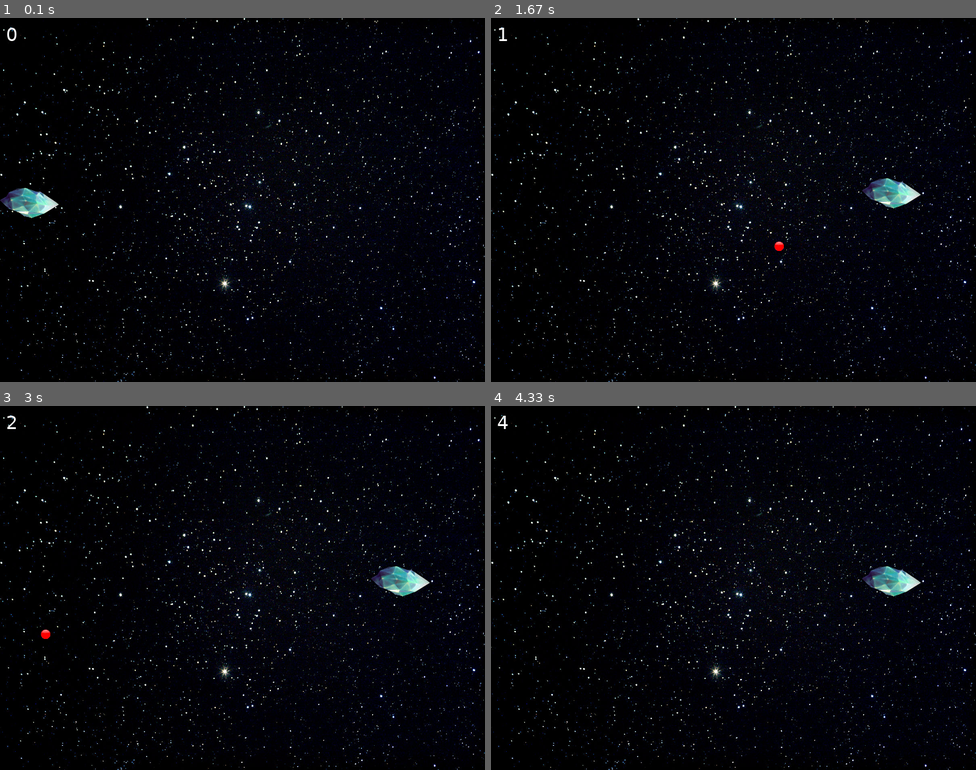
Above: before the commit, frames 1-4 (two rows, left to right).
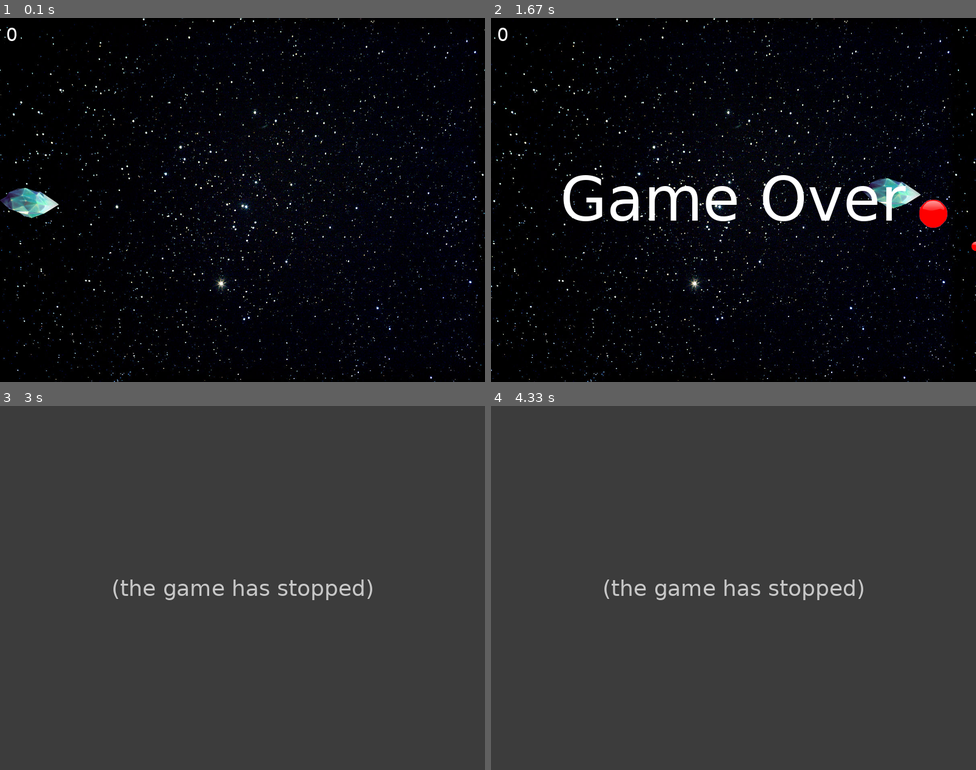
Above: after the commit, the same moments.

Repository: RafaelCastilhoCastro/PyGames_Projects
Game: pygame game, started from space_flying.py
Two runs of this game, one before a commit and one after it. Both use one fixed random seed, a clock stepped at 60 frames per second and the inputs below.
Inputs (mouse positions are in pixels of both pictures, inside the frame that each line leads up to):
- Up to frame 1 (0.1 s): no input
- Up to frame 2 (1.67 s): click (888, 189) at 0.38 s
- Up to frame 3 (3 s): no input
- Up to frame 4 (4.33 s): no input

The runs differ from the first frame. In frame 1, 6.6% of the frame differs, in the area x 0-100%, y 0-100%; in frame 2, 9.5%; in frame 3, 100%; in frame 4, 100%.
After the commit the program exited at 2.57 s; later frames show no game.

Commit message:
Add background scroll

Diff:
--- a/space_flying.py
+++ b/space_flying.py
@@ -14,7 +14,7 @@
 grey = pygame.Color(128, 128, 128)
 blue = pygame.Color(0, 0, 135)
 
-pygame.display.set_caption("Spacefly")
+pygame.display.set_caption("Space flying")
 
 screen_width = 800
 screen_height = 600
@@ -27,8 +27,6 @@
 font_small = pygame.font.SysFont("Verdana", 30)
 game_over = font.render("Game Over", True, white)
 game_over_w, game_over_h = font.size('Game Over')
-
-background_img = pygame.image.load("images/stars_bg2a.png")
 
 
 class Enemy(pygame.sprite.Sprite):
@@ -43,7 +41,7 @@
         self.rect.y = random.randint(0, screen_height/2) + random.randint(0, screen_height/2)
         self.x_spd = random.randint(1, 5) * random.randint(1, 3)
         self.y_spd = 0
-        self.type = random.randint(1, 3)        #Type 0 horizontal. Type 1 ascending. Type 2 descending.
+        self.type = random.randint(1, 3)        # Type 0 horizontal. Type 1 ascending. Type 2 descending.
 
     def move(self):
         self.rect.move_ip(((self.x_spd * speed)/2) * -1, 0)
@@ -73,32 +71,61 @@
             self.x_spd = random.randint(1, 5) * random.randint(1, 3)
             self.rect.center = (screen_width + self.surf.get_width(), (random.randint(0, screen_height)))
 
+
 class Player(pygame.sprite.Sprite):
     def __init__(self):
         super().__init__()
-        self.image = pygame.image.load("images/player_pos0.png")
+        self.image = pygame.image.load("images/player_pose0.png")
         self.surf = pygame.Surface((90, 40))
         self.rect = self.surf.get_rect(center=(self.surf.get_width()/2, screen_height/2))
         self.spin = 0
 
-
-    # def move(self):           # KEYBOARD-BASED PLAYER MOVEMENT & ANIMATION
-        # pressed_keys = pygame.key.get_pressed()
-        # if pressed_keys[K_UP] and self.rect.top >= 0:
-        #     self.rect.move_ip(0, -5)
-        #     if self.spin > -3:
-        #         self.spin -= 0.3
-        # elif pressed_keys[K_DOWN] and self.rect.bottom <= 600:
-        #     self.rect.move_ip(0, 5)
-        #     if self.spin < 3:
-        #         self.spin += 0.3
-        # elif pressed_keys[K_LEFT] and self.rect.left >= 0:
-        #     self.rect.move_ip(-5, 0)
-        # elif pressed_keys[K_RIGHT] and self.rect.right <= 800:
-        #     self.rect.move_ip(5, 0)
-
-        # player_pos = "images/player_pos{}.png".format(str(int(self.spin)))
-        # self.image = pygame.image.load(player_pos)
+    """
+    # KEYBOARD-BASED PLAYER MOVEMENT & ANIMATION
+    def move(self):
+        pressed_keys = pygame.key.get_pressed()
+        if pressed_keys[K_UP] and self.rect.top >= 0:
+            self.rect.move_ip(0, -5)
+            if self.spin > -3:
+                self.spin -= 0.3
+        elif pressed_keys[K_DOWN] and self.rect.bottom <= 600:
+            self.rect.move_ip(0, 5)
+            if self.spin < 3:
+                self.spin += 0.3
+        elif pressed_keys[K_LEFT] and self.rect.left >= 0:
+            self.rect.move_ip(-5, 0)
+        elif pressed_keys[K_RIGHT] and self.rect.right <= 800:
+            self.rect.move_ip(5, 0)
+
+        player_pose = "images/player_pose{}.png".format(str(int(self.spin)))
+        self.image = pygame.image.load(player_pose)
+    """
+
+
+class Background():
+    def __init__(self):
+        self.bg_img = pygame.image.load("images/stars_bg1.png")
+        self.bg_rect = self.bg_img.get_rect()
+
+        self.bg1_y = 0
+        self.bg1_x = 0
+
+        self.bg2_y = 0
+        self.bg2_x = self.bg_rect.width
+
+        self.bg_spd = 1
+
+    def move(self):
+        self.bg1_x -= self.bg_spd
+        self.bg2_x -= self.bg_spd
+        if self.bg1_x <= -self.bg_rect.width:
+            self.bg1_x = self.bg_rect.width
+        if self.bg2_x <= -self.bg_rect.width:
+            self.bg2_x = self.bg_rect.width
+
+    def render(self):
+        display_surf.blit(self.bg_img, (self.bg1_x, self.bg1_y))
+        display_surf.blit(self.bg_img, (self.bg2_x, self.bg2_y))
 
 
 P1 = Player()
@@ -113,14 +140,13 @@
 
 enemies = pygame.sprite.Group()
 enemies.add(E1)
-# enemies.add(E2)
-# enemies.add(E3)
-# enemies.add(E4)
-# enemies.add(E5)
-# enemies.add(E6)
-# enemies.add(E7)
-# enemies.add(E8)
-
+enemies.add(E2)
+enemies.add(E3)
+enemies.add(E4)
+enemies.add(E5)
+enemies.add(E6)
+enemies.add(E7)
+enemies.add(E8)
 
 all_sprites = pygame.sprite.Group()
 all_sprites.add(P1)
@@ -133,6 +159,9 @@
 all_sprites.add(E7)
 all_sprites.add(E8)
 
+bg_obj = Background()
+
+
 # INCREASE GAME SPEED & SCORE
 inc_speed = pygame.USEREVENT + 1
 pygame.time.set_timer(inc_speed, 1000)
@@ -157,19 +186,21 @@
             pygame.mouse.set_visible(False)
             pygame.event.set_grab(True)
             P1.rect.center = (event.pos[0], event.pos[1])
-            mouse_pos = pygame.mouse.get_rel()[1]
-            if mouse_pos < 0:
+            mouse_y_pos = pygame.mouse.get_rel()[1]
+            if mouse_y_pos < 0:
                 if P1.spin > -3:
                     P1.spin -= 0.08
-            elif mouse_pos > 0:
+            elif mouse_y_pos > 0:
                 if P1.spin < 3:
                     P1.spin += 0.08
 
-            player_pos = "images/player_pos{}.png".format(str(int(P1.spin)))
-            P1.image = pygame.image.load(player_pos)
-
-
-    display_surf.blit(background_img, (0, 0))
+            player_pose = "images/player_pose{}.png".format(str(int(P1.spin)))
+            P1.image = pygame.image.load(player_pose)
+
+    bg_obj.move()
+    bg_obj.render()
+
+    # DRAW SCORE
     scores_text = font_small.render(str(score), True, white)
     display_surf.blit(scores_text, (10, 10))
 
@@ -191,12 +222,10 @@
         pygame.quit()
         sys.exit()
 
-
     pygame.display.update()
     FPS.tick(fps_max)
 
 """
-sprite changes through mouse movement
 
 Multiple lives or health bar
 
@@ -204,8 +233,8 @@
     ambient
     player moves
 
-scrolling Background generation
-
+
+collision between enemies
 
 
 Done:
Renamed: Images/player_pos-1.png -> Images/player_pose-1.png
Renamed: Images/player_pos-2.png -> Images/player_pose-2.png
Renamed: Images/player_pos-3.png -> Images/player_pose-3.png
Renamed: Images/player_pos0.png -> Images/player_pose0.png
Renamed: Images/player_pos1.png -> Images/player_pose1.png
Renamed: Images/player_pos2.png -> Images/player_pose2.png
Renamed: Images/player_pos3.png -> Images/player_pose3.png
Renamed: Images/stars_bg2a.png -> Images/stars_bg1.png
